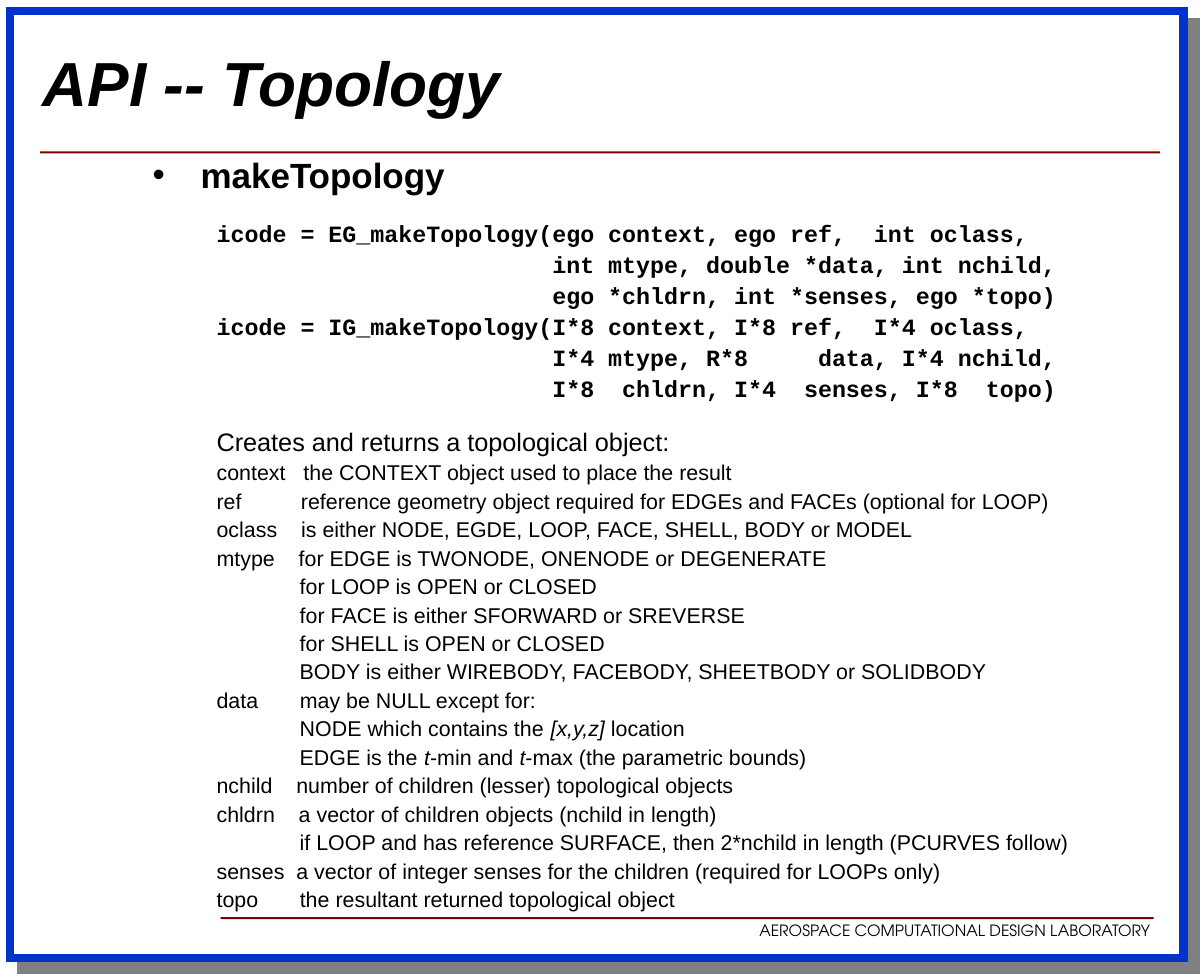
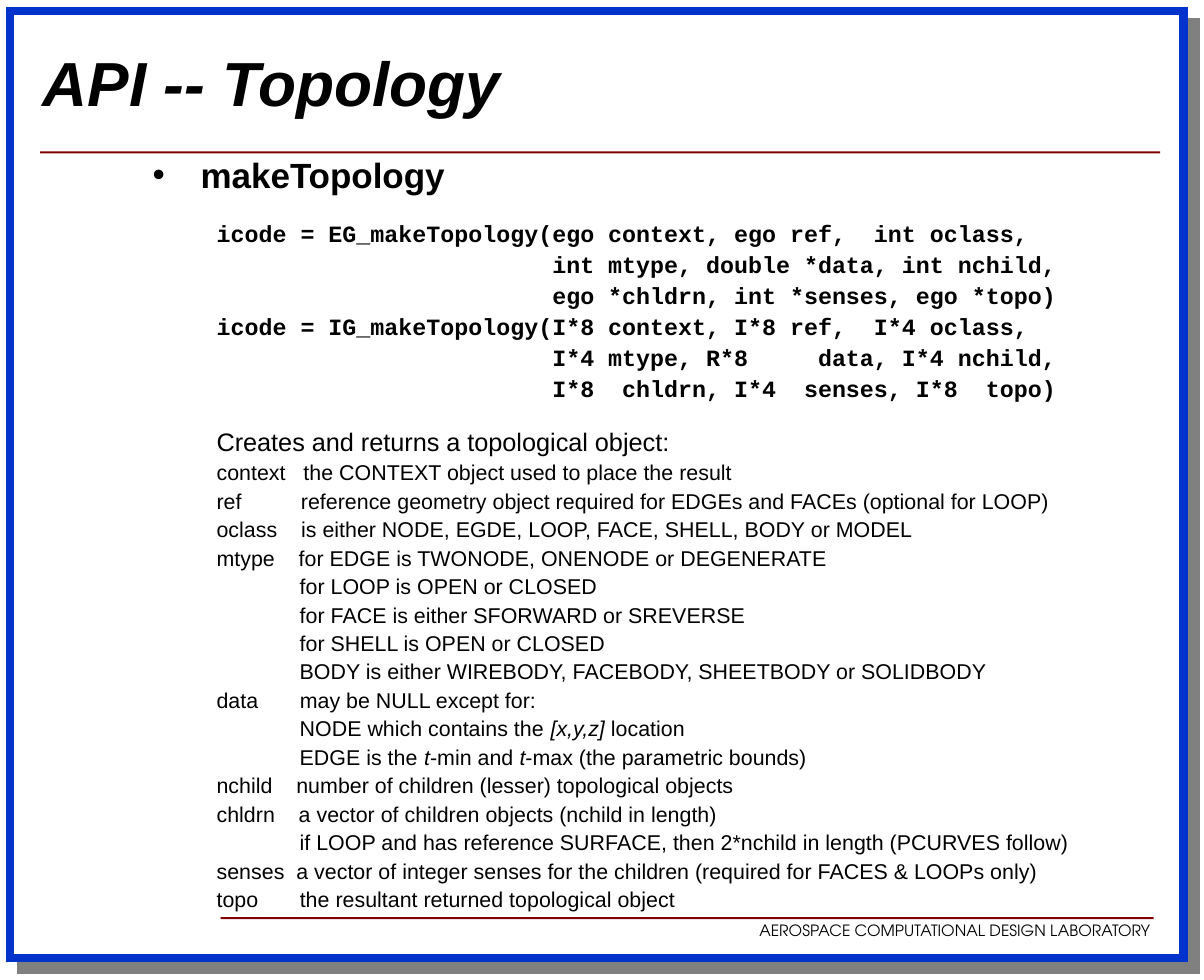
Before and after one commit to OpenMDAO/EGADS, a slide deck: slide 49 of docs/egads.ppt. Drawn at 1204x980 pixels with LibreOffice and Linux fonts; fonts in the diff are those of the drawing; background and template pictures are left out. Boxes give left, top, right and bottom in pixels: in the first picture for what was removed or moved away, otherwise in the second. Text is boxed around its words. In the diff, an @@ line names an element or a change of style, - is before the commit and + after.

```diff
--- a/docs/egads.ppt
+++ b/docs/egads.ppt
@@ text at <box>217,863,1036,884</box>: text changed @@
-  senses a vector of integer senses for the children (required for LOOPs only)
+  senses a vector of integer senses for the children (required for FACES & LOOPs only)
```
Also in this commit, not shown: 7 other slides changed, 2 slides added, 18 other files.
